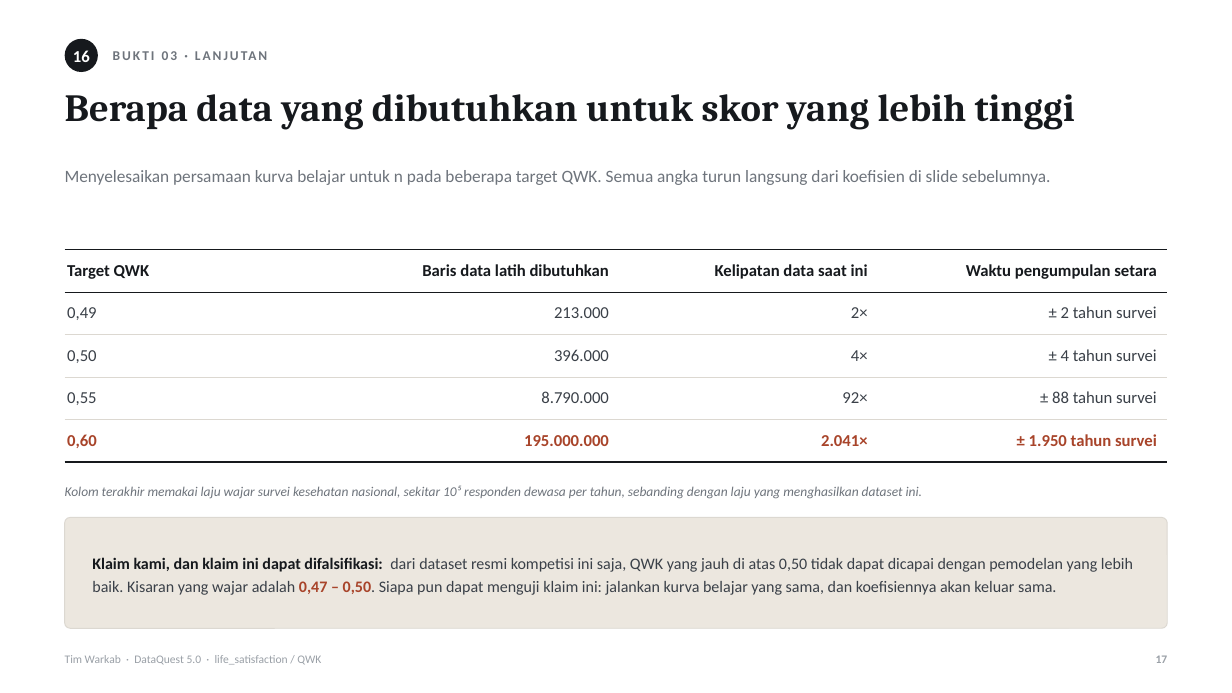
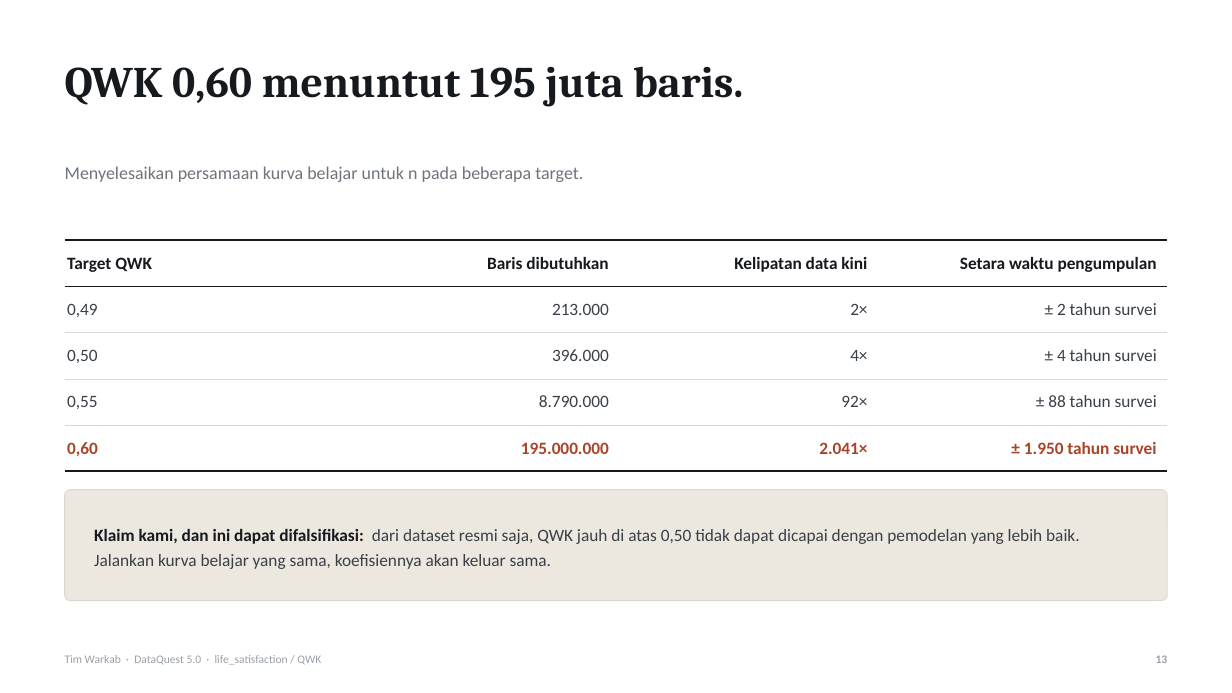
Before and after one commit to MikaelAdikara/DataQuest-Warkab, a slide deck: slide 13 of docs/Pitch_DataQuest5_Warkab.pptx (slide 17 before the commit). Drawn at 1232x693 pixels with LibreOffice and Linux fonts; fonts in the diff are those of the drawing. Boxes give left, top, right and bottom in pixels: in the first picture for what was removed or moved away, otherwise in the second. Text is boxed around its words. In the diff, an @@ line names an element or a change of style, - is before the commit and + after.

```diff
--- a/docs/Pitch_DataQuest5_Warkab.pptx
+++ b/docs/Pitch_DataQuest5_Warkab.pptx
@@ ellipse removed at (x1=65, y1=39, x2=98, y2=72) @@
@@ text removed at (x1=73, y1=50, x2=90, y2=62) @@
-16
@@ text removed at (x1=113, y1=39, x2=1167, y2=72) @@
-BUKTI 03 · LANJUTAN
@@ text added at (x1=65, y1=66, x2=743, y2=107), 34 pt, text #16191D, bold @@
+QWK 0,60 menuntut 195 juta baris.
@@ text removed at (x1=65, y1=94, x2=1075, y2=130) @@
-Berapa data yang dibutuhkan untuk skor yang lebih tinggi
@@ text at (x1=65, y1=166, x2=583, y2=182): text changed; size 13.5 to 14 pt @@
-Menyelesaikan persamaan kurva belajar untuk n pada beberapa target QWK. Semua angka turun langsung dari koefisien di slide sebelumnya.
+Menyelesaikan persamaan kurva belajar untuk n pada beberapa target.
@@ table at (x1=65, y1=240, x2=1167, y2=460) @@
-row 1: Target QWK | Baris data latih dibutuhkan | Kelipatan data saat ini | Waktu pengumpulan setara
+row 1: Target QWK | Baris dibutuhkan | Kelipatan data kini | Setara waktu pengumpulan
@@ size 13 to 13.5 pt in "Target QWK", "0,49", "213.000", "2×" and 13 more places @@
@@ table resized from (x1=65, y1=250, x2=1167, y2=452) to (x1=65, y1=240, x2=1167, y2=460) @@
@@ rounded rectangle moved from (x1=65, y1=518, x2=1167, y2=628) to (x1=65, y1=490, x2=1167, y2=601) @@
@@ text removed at (x1=65, y1=485, x2=922, y2=499) @@
-Kolom terakhir memakai laju wajar survei kesehatan nasional, sekitar 10⁵ responden dewasa per tahun, sebanding dengan laju yang menghasilkan dataset ini.
@@ text at (x1=94, y1=529, x2=1079, y2=569): text changed; size 12.5 to 13.5 pt @@
-Klaim kami, dan klaim ini dapat difalsifikasi: dari dataset resmi kompetisi ini saja, QWK yang jauh di atas 0,50 tidak dapat dicapai dengan pemodelan yang lebih baik. Kisaran yang wajar adalah 0,47 – 0,50. Siapa pun dapat menguji klaim ini: jalankan kurva belajar yang sama, dan koefisiennya akan keluar sama.
+Klaim kami, dan ini dapat difalsifikasi: dari dataset resmi saja, QWK jauh di atas 0,50 tidak dapat dicapai dengan pemodelan yang lebih baik. Jalankan kurva belajar yang sama, koefisiennya akan keluar sama.
@@ text at (x1=1156, y1=655, x2=1168, y2=663): text changed @@
-17
+13
```
Also in this commit, not shown: 17 other slides changed, 2 slides added, 5 slides removed, 1 other file.
